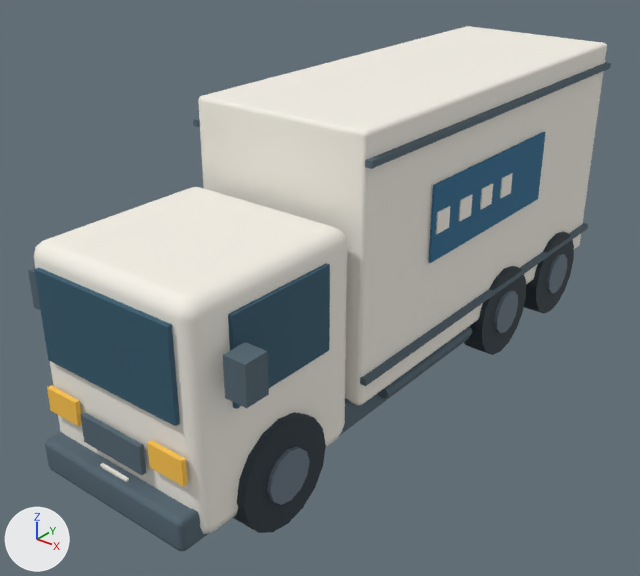
One commit to the Blender file assets-source/delivery-truck.blend: the scene before it, then after it.
The view is the same before and after, from a camera (50 mm lens) standing at (2.77, -3.87, 2.87) and looking at (-0.14, -0.24, 0.62). The axes (+X, +Y, +Z) are drawn at lower left. The lights are the same throughout. The picture after the commit comes second.

Objects in the first picture: 'cargo box', 'headlight', 'plate characters', 'truck chassis', 'truck tire', 'wheel hub', 'windshield'.
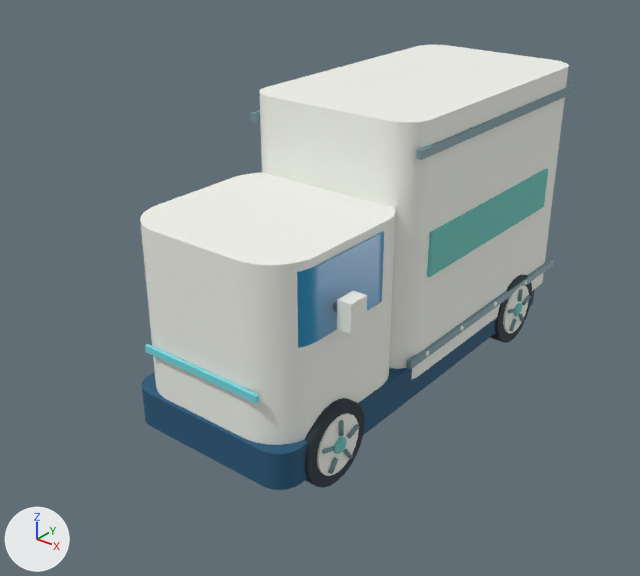
Diff of the bpy script that builds the scene:
```diff
--- a/assets-source/delivery-truck.blend.py
+++ b/assets-source/delivery-truck.blend.py
@@ mat_eco_metal @@
 mat_eco_metal = principled_material('eco.metal')
-mat_eco_metal.base_color = (0.0844, 0.13, 0.165)  # dark blue #526571
+mat_eco_metal.base_color = (0.159, 0.287, 0.323)  # cyan #6f929a
 mat_eco_metal.roughness = 0.78
@@ mat_eco_glassdark @@
 mat_eco_glassdark = principled_material('eco.glassdark')
-mat_eco_glassdark.base_color = (0.0307, 0.0999, 0.153)  # dark blue #31596d
-mat_eco_glassdark.roughness = 0.78
+mat_eco_glassdark.base_color = (0.0203, 0.27, 0.521)  # blue #278ebf
+mat_eco_glassdark.roughness = 0.34
@@ me_cubo_3827 @@
-me_cubo_3827.from_pydata(...)  # 248 vertices, 194 faces; spans x -0.7..0.7, y -1.95..2.04, z 0.18..1.73
-me_cubo_3827.materials.append(mat_eco_metal)  # dark blue #526571
+me_cubo_3827.from_pydata(...)  # 88 vertices, 46 faces; spans x -0.53..0.53, y -1.35..1.35, z 0.14..0.35
+# me_cubo_3827 part 1: the loose piece of 56 vertices spanning x -0.48..0.48, y -1.95..1.95, z 0.18..0.36 is rebuilt with 88 vertices and now spans x -0.53..0.53, y -1.35..1.35, z 0.14..0.35, in mat_eco_navy (dark blue #225878)
+# me_cubo_3827 part 2: 22 loose pieces with 192 vertices, spanning x -0.7..0.7, y -1.9..2.04, z 0.26..1.73, are deleted
+me_cubo_3827.materials.append(mat_eco_navy)  # dark blue #225878
@@ ob_cargo_box @@
-ob_cargo_box = bpy.data.objects.new('cargo box', me_cubo_3828)
@@ ob_windshield @@
-ob_windshield = bpy.data.objects.new('windshield', me_cubo_3830)
@@ ob_truck_tire @@
-ob_truck_tire = bpy.data.objects.new('truck tire', me_cilindro_1052)
@@ ob_wheel_hub @@
-ob_wheel_hub = bpy.data.objects.new('wheel hub', me_cilindro_1053)
@@ ob_headlight @@
-ob_headlight = bpy.data.objects.new('headlight', me_cubo_3839)
@@ ob_plate_characters @@
-ob_plate_characters = bpy.data.objects.new('plate characters', me_cubo_3846)
@@ ob_truck_led_bar @@
+ob_truck_led_bar = bpy.data.objects.new('truck LED bar', me_cubo_2488)  # a box spanning x -0.38..0.38, y -0.01..0.01, z -0.02..0.02; in mat_eco_led (cyan #77dde5)
+ob_truck_led_bar.location = (0.0, -1.344, 0.63)
@@ ob_cargo_rear_lock @@
+ob_cargo_rear_lock = bpy.data.objects.new('cargo rear lock', me_cilindro_2244)  # 328 vertices, 222 faces; spans x -0.63..0.63, y -1.49..1.1, z 0.12..1.61; in mat_eco_metal (cyan #6f929a)
+ob_cargo_rear_lock.location = (0.0, 0.0, 0.0)
+ob_cargo_rear_lock.rotation_euler = (0.0, 0.0, -3.142)  # degrees (0, 0, -180)
@@ ob_wheel_centre @@
+ob_wheel_centre = bpy.data.objects.new('wheel centre', me_cilindro_2234)  # 96 vertices, 60 faces; spans x -1.12..-0.2, y -1.01..1.17, z -0.57..0.57; in mat_eco_teal (cyan #6dc6bd)
+ob_wheel_centre.location = (0.0, 0.0, 0.0)
+ob_wheel_centre.rotation_euler = (0.0, 1.571, 0.0)  # degrees (0, 90, 0)
@@ ob_electric_tire @@
+ob_electric_tire = bpy.data.objects.new('electric tire', me_cilindro_2232)  # 192 vertices, 104 faces; spans x -0.47..-0.01, y -1.19..1.16, z -0.55..0.55; in mat_eco_rubber (dark blue #26343d)
+ob_electric_tire.location = (0.0, 0.0, 0.0)
+ob_electric_tire.rotation_euler = (0.0, 1.571, 0.0)  # degrees (0, 90, 0)
@@ ob_truck_glass @@
+ob_truck_glass = bpy.data.objects.new('truck glass', me_truck_glass)  # 88 vertices, 46 faces; spans x -0.522..0.522, y -1.3..-0.38, z 0.87..1.25; in mat_eco_glassdark (blue #278ebf)
+ob_truck_glass.location = (0.0, 0.0, 0.0)
@@ ob_electric_truck_cabin @@
+ob_electric_truck_cabin = bpy.data.objects.new('electric truck cabin', me_electric_truck_cabin)  # 448 vertices, 256 faces; spans x -0.66..0.66, y -1.33..1.47, z 0.08..1.73; in mat_eco_white (white #f4f6ee)
+ob_electric_truck_cabin.location = (0.0, 0.0, 0.0)
```

Where the change shows, as pixel boxes (x1, y1, x2, y2) in the pictures (640 x 576 px):
'cargo box', deleted: before (34, 26, 607, 534)
'electric truck cabin', added: after (140, 45, 569, 476)
'truck chassis', recoloured, reshaped: before (28, 62, 611, 551); after (142, 289, 535, 490)
'windshield', deleted (dark blue): before (34, 263, 330, 426)
'truck tire', deleted: before (233, 231, 574, 533)
'plate characters', deleted (blue): before (429, 132, 546, 263)
'truck glass', added (blue): after (297, 231, 384, 348)
'wheel centre', added: after (334, 169, 548, 454)
'cargo rear lock', added: after (250, 85, 575, 474)
'wheel hub', deleted: before (267, 254, 567, 505)
'electric tire', added (mostly hidden): after (304, 274, 532, 488)
'headlight', deleted: before (47, 385, 188, 487)
'truck LED bar', added (cyan): after (145, 344, 259, 404)
part 1 of me_cubo_3827, rebuilt: before (45, 326, 470, 551); after (142, 289, 535, 490)
part 2 of me_cubo_3827, deleted: before (28, 62, 611, 475)
